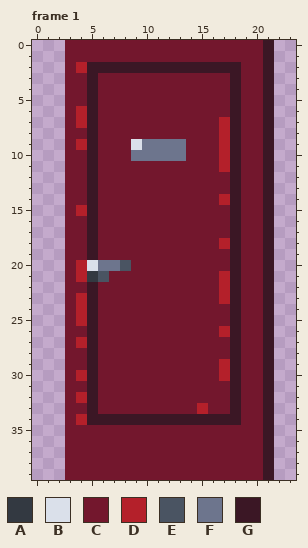
Pixel-art file: assets/images/environments/door.aseprite. Above: the version before the commit.
24x40 pixels, 4 frames. Shown: frame 1. The commit also changed other frames, which this record leaves out.
Palette (. is transparent): A #333941  B #dae0ea  C #73172d  D #b4202a  E #4a5462  F #6d758d  G #3b1725
And afterwards:
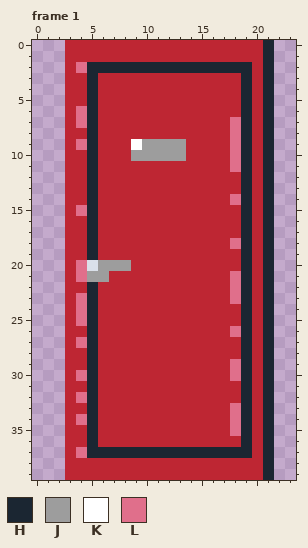
Colours new in this view: H #1b2632  J #9d9d9d  K #ffffff  L #e06f8b
Diff:
colour C: #73172d -> #be2633
Changed rows in their new state; - is a pixel that keeps its letter.
Frame 1:
first column x 4:
 0 -----------------H
 1 -----------------H
 2 LHHHHHHHHHHHHHHH-H
 3 -H------------CH-H
 4 -H------------CH-H
 5 -H------------CH-H
 6 LH------------CH-H
 7 LH-----------CLH-H
 8 -H-----------CLH-H
 9 LH---KJJJJ---CLH-H
10 -H---JJJJJ---CLH-H
11 -H-----------CLH-H
12 -H------------CH-H
13 -H------------CH-H
14 -H-----------CLH-H
15 LH------------CH-H
16 -H------------CH-H
17 -H------------CH-H
18 -H-----------CLH-H
19 -H------------CH-H
20 L-JJJ---------CH-H
21 LJJ----------CLH-H
22 -H-----------CLH-H
23 LH-----------CLH-H
24 LH------------CH-H
25 LH------------CH-H
26 -H-----------CLH-H
27 LH------------CH-H
28 -H------------CH-H
29 -H-----------CLH-H
30 LH-----------CLH-H
31 -H------------CH-H
32 LH------------CH-H
33 -H---------C--LH-H
34 LHCCCCCCCCCCCCLH-H
35 -H------------LH-H
36 -H-------------H-H
37 LHHHHHHHHHHHHHHH-H
38 -----------------H
39 -----------------H
Where, in picture pixels (left, top, right, bottom), the same in both pictures:
changed: (65, 40, 274, 480)
